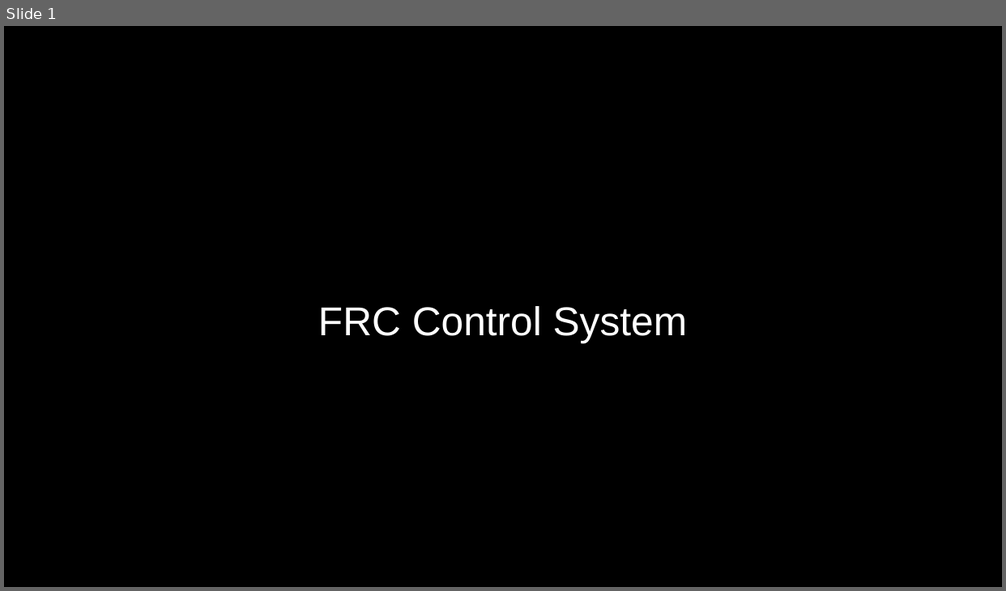
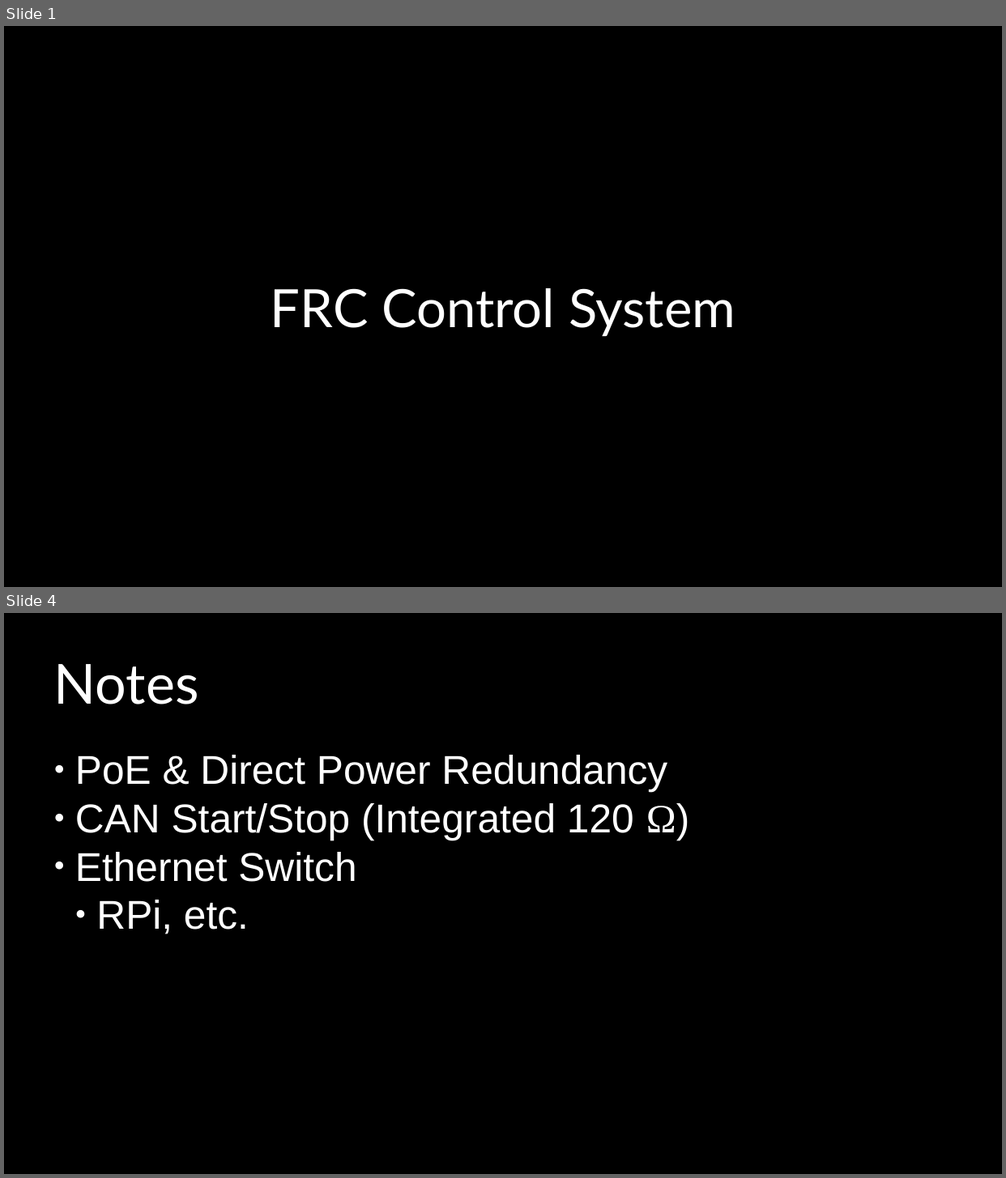
Before and after one commit to DCRoboFalcons8179/2023_Offseason, a slide deck: rsc/control-system.pptx. Shown one above the other, each under a label of ours: slide 1 before the commit, slides 1 and 4 after it; the slides between them are not shown. The pictures are 1006x591 and 1006x1178 pixels, drawn with LibreOffice and Linux fonts; fonts in the diff are those of the drawing. Boxes give left, top, right and bottom in pixels: in the first picture for what was removed or moved away, otherwise in the second. Text is boxed around its words. In the diff, an @@ line names an element or a change of style, - is before the commit and + after.

```diff
--- a/rsc/control-system.pptx
+++ b/rsc/control-system.pptx
@@ slide 4 added at (4, 613, 1002, 1174), background #000000 @@
@@ title added at (54, 664, 199, 705), 44 pt, text #FFFFFF @@
+Notes
@@ subtitle added at (75, 755, 689, 935), 32 pt, text #FFFFFF @@
+● PoE & Direct Power Redundancy
+● CAN Start/Stop (Integrated 120 Ω)
+● Ethernet Switch
+  ● RPi, etc.
@@ slide 1 changed as well @@
@@ subtitle "FRC Control System": place and size @@
-subtitle "FRC Control System" at (318, 306, 688, 344)
+subtitle "FRC Control System" at (270, 288, 735, 337)
@@ subtitle "FRC Control System" at (270, 288, 735, 337): size 32 to 42 pt, font Arial to Lato @@
```
Also in this commit, not shown: 3 other slides added, 1 other file.
